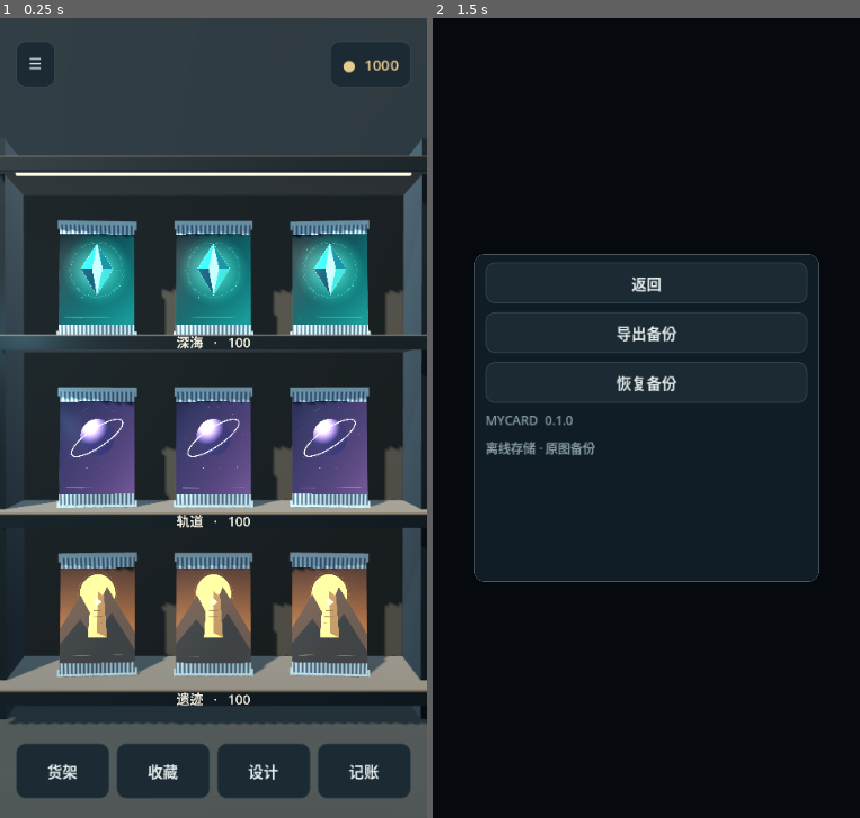
Above: before the commit, frames 1-2 (left to right).
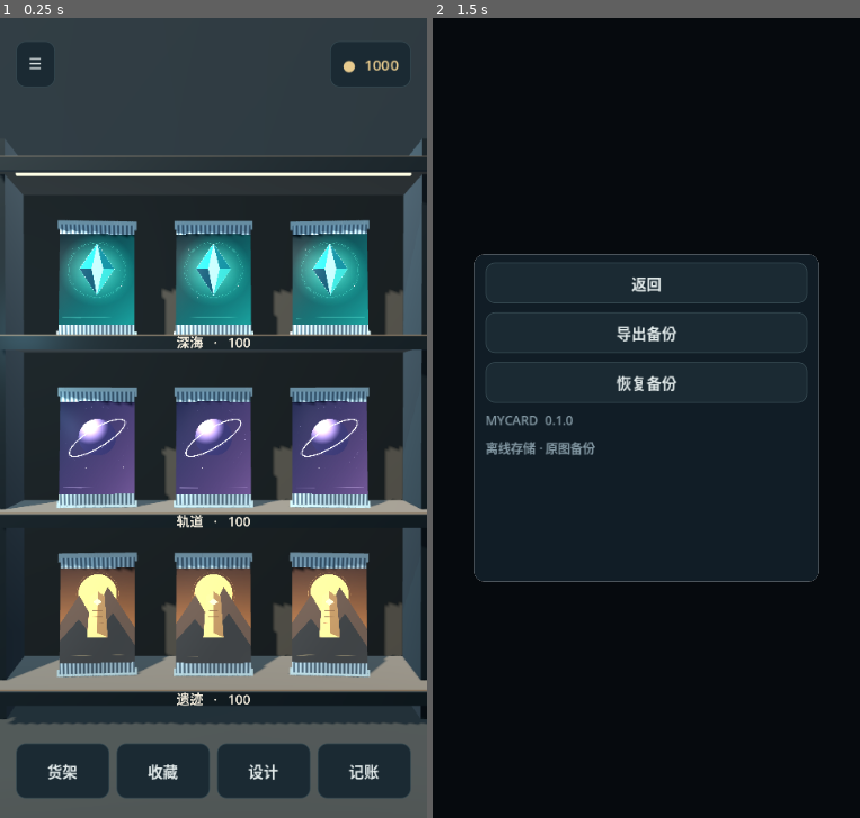
Above: after the commit, the same moments.

Repository: MrZhuLF/MYCARDAPP
Game: Godot game, scene res://scenes/main.tscn
The game is run twice, just before and just after one commit, with the same random seed, the same clock (stepped at 60 frames per second) and the same inputs.
Inputs:
- Up to frame 1 (0.25 s): no input
- Up to frame 2 (1.5 s): click "☰" at 0.5 s; click "● 1000" at 1.25 s

The runs differ from the first frame. In frame 1, 1.0% of the frame differs, in the area x 13-87%, y 28-80%; in frame 2, nothing differs.

Commit message:
Fix Android SDK setup and improve reusable templates

Diff:
--- a/scripts/editor.gd
+++ b/scripts/editor.gd
@@ -35,7 +35,7 @@
 	body.size_flags_horizontal = Control.SIZE_EXPAND_FILL
 	if not shared_only:
 		var name_field = UI.field(body,draft.name,"卡牌名称")
-		name_field.text_changed.connect(func(t): draft.name=t; mark_edit())
+		name_field.text_changed.connect(func(t): draft.name=t; update_text_placeholder("名称",t); mark_edit())
 		var info = UI.row(body)
 		var grade = UI.select(info,Store.GRADES, maxi(0,Store.GRADES.find(draft.grade)))
 		var effect = UI.select(info,["无特效","金光","镭射","彩色"],int(draft.effect))
@@ -45,7 +45,7 @@
 		UI.label(stock_row,"剩余张数")
 		UI.number(stock_row,draft.remaining).value_changed.connect(func(v): draft.remaining=int(v); mark_edit())
 		var attrs = UI.field(body,draft.get("attributes",""),"属性，例如 ATK 120 / DEF 80")
-		attrs.text_changed.connect(func(t): draft.attributes=t; mark_edit())
+		attrs.text_changed.connect(func(t): draft.attributes=t; update_text_placeholder("属性",t); mark_edit())
 		var shared = CheckButton.new()
 		shared.text = "使用系列通用卡背"
 		shared.button_pressed = draft.get("shared_back",true)
@@ -86,11 +86,17 @@
 	UI.button(template_row,"应用",apply_template)
 	var template_actions = UI.row(body)
 	UI.button(template_actions,"另存模板",save_template,true)
+	UI.button(template_actions,"更新模板",update_template,true)
 	UI.button(template_actions,"删除模板",delete_template,true)
 	refresh_templates()
 	refresh_canvas()
 	saved_state = draft.duplicate(true)
 	undo_stack = [saved_state.duplicate(true)]
+
+func update_text_placeholder(label: String, text: String) -> void:
+	for l in draft.front:
+		if l.kind == "text" and l.label == label and l.get("placeholder",true):
+			l.value = text
 
 func back_layers() -> Array:
 	if draft.get("shared_back",false) and not shared_only:
@@ -314,6 +320,27 @@
 	dialog.canceled.connect(dialog.queue_free)
 	dialog.popup_centered()
 
+func update_template() -> void:
+	if templates.selected < 0:
+		return
+	var index = templates.selected
+	var dialog = ConfirmationDialog.new()
+	dialog.title = "更新模板"
+	var input = LineEdit.new()
+	input.text = Store.data.templates[index].name
+	dialog.add_child(input)
+	add_child(dialog)
+	dialog.confirmed.connect(func():
+		var before = Store.data.duplicate(true)
+		Store.data.templates[index].name = input.text
+		Store.data.templates[index].front = draft.front.duplicate(true)
+		Store.data.templates[index].back = draft.back.duplicate(true)
+		if Store.commit(before): refresh_templates(); templates.select(index); notify.emit("模板已更新")
+		else: notify.emit(Store.last_error)
+		dialog.queue_free())
+	dialog.canceled.connect(dialog.queue_free)
+	dialog.popup_centered(Vector2i(330,140))
+
 func save() -> void:
 	if draft.name.strip_edges().is_empty():
 		notify.emit("请输入卡牌名称")
--- a/scripts/objects.gd
+++ b/scripts/objects.gd
@@ -37,6 +37,7 @@
 	mat.set_shader_parameter("artwork", texture)
 	mat.set_shader_parameter("effect", effect)
 	mat.set_shader_parameter("wrapper", wrapper)
+	mat.set_shader_parameter("artwork_aspect", float(texture.get_width())/maxi(1,texture.get_height()))
 	return mat
 
 static func face(parent: Node3D, dimensions: Vector2, z: float, mat: Material, back = false) -> MeshInstance3D:
--- a/scripts/store.gd
+++ b/scripts/store.gd
@@ -186,7 +186,9 @@
 	return [layer("shape", "底色", [0,0,600,840], "", "#142633"), layer("image", "卡背", [30,30,540,780], "res://assets/back.svg")]
 
 func new_card(index = 0) -> Dictionary:
-	return {"id": uid(), "name": "新卡牌", "grade": "N", "effect": 0, "remaining": 20, "shared_back": true, "front": default_front(index), "back": default_back(), "attributes": ""}
+	var front = default_front(index)
+	front[4].value = "新卡牌"
+	return {"id": uid(), "name": "新卡牌", "grade": "N", "effect": 0, "remaining": 20, "shared_back": true, "front": front, "back": default_back(), "attributes": "ATK  120     /     DEF  80"}
 
 func new_series() -> Dictionary:
 	return {"id": uid(), "name": "新系列", "price": 100, "pack_size": 3, "cover": "", "pack_back": "", "back": default_back(), "cards": []}
--- a/shaders/foil.gdshader
+++ b/shaders/foil.gdshader
@@ -4,9 +4,16 @@
 uniform int effect = 0;
 uniform vec4 tint : source_color = vec4(1.0);
 uniform bool wrapper = false;
+uniform float artwork_aspect = 0.7142857;
 vec3 spectrum(float t) { return 0.55 + 0.45*cos(6.28318*(vec3(0.0,0.33,0.67)+t)); }
 void fragment() {
- vec4 art = texture(artwork, UV);
+ vec2 art_uv = UV;
+ if (wrapper) {
+  float surface_aspect = 1.0 / 1.52;
+  if (artwork_aspect > surface_aspect) { art_uv.x = (UV.x-0.5)*surface_aspect/artwork_aspect+0.5; }
+  else { art_uv.y = (UV.y-0.5)*artwork_aspect/surface_aspect+0.5; }
+ }
+ vec4 art = texture(artwork, art_uv);
  vec3 base = art.rgb*tint.rgb;
 	SPECULAR = 0.18;
  float angle = dot(normalize(VIEW), NORMAL);
Not shown, changed: .github/workflows/android.yml
Not shown, changed: README.md
Not shown, changed: docs/architecture.md
